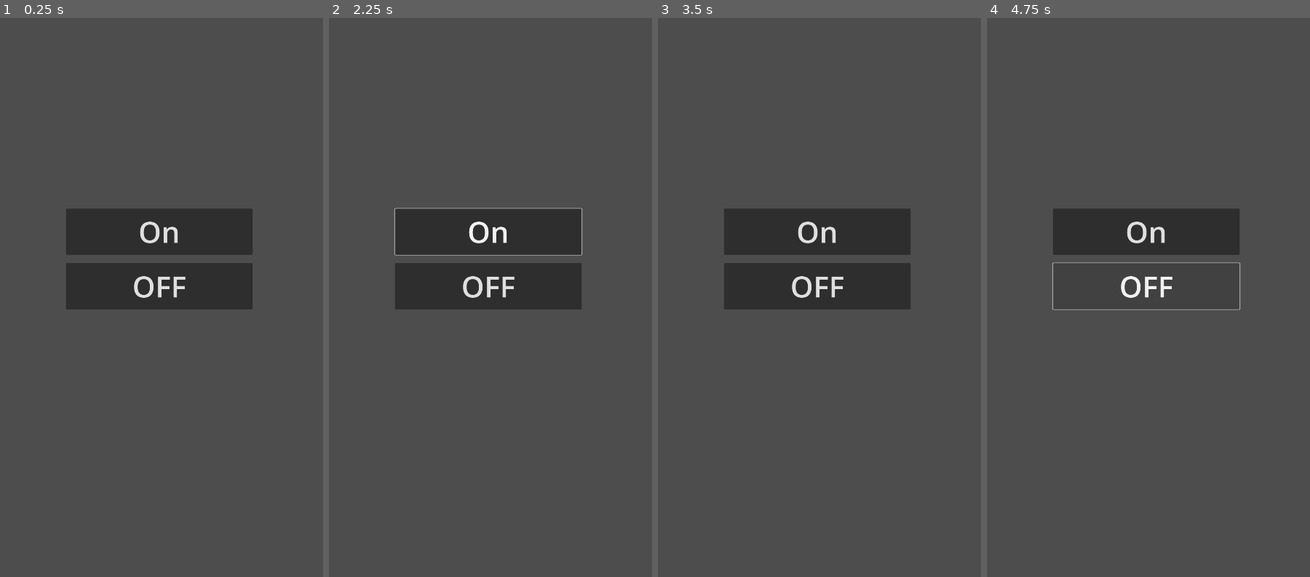
Above: before the commit, frames 1-4 (left to right).
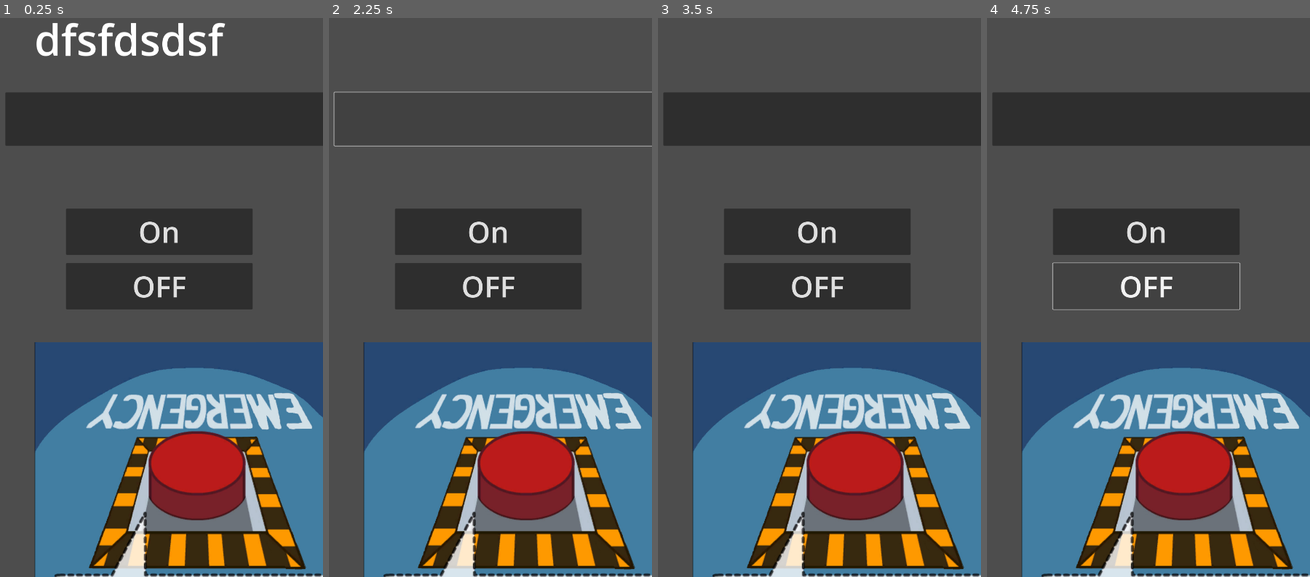
Above: after the commit, the same moments.

Repository: uki2/rocketmobilestart
Game: Godot game, scene res://Scens/menu.tscn
Two runs of this game, one before a commit and one after it. Both use one fixed random seed, a clock stepped at 60 frames per second and the inputs below.
Inputs (mouse positions are in pixels of both pictures, inside the frame that each line leads up to; where the layout moved, square brackets give the same spot in the first picture):
- Up to frame 1 (0.25 s): no input
- Up to frame 2 (2.25 s): click "OFF" at 0.5 s; click "On" at 1.25 s; click (496, 118) at 2.02 s
- Up to frame 3 (3.5 s): click (855, 504) [819, 409] at 2.75 s
- Up to frame 4 (4.75 s): click (1184, 504) [1148, 409] at 3.5 s; click "OFF" at 4.25 s

The runs differ from the first frame. In frame 1, 48% of the frame differs, in the area x 1-100%, y 0-100%; in frame 2, 38%; in frame 3, 47%; in frame 4, 47%.

Commit message:
dziala na telefonie
problem to uprawnienia

Diff:
--- a/Scens/menu.tscn
+++ b/Scens/menu.tscn
@@ -1,6 +1,10 @@
-[gd_scene format=3 uid="uid://b813u2pit8i62"]
+[gd_scene load_steps=3 format=3 uid="uid://b813u2pit8i62"]
+
+[ext_resource type="Script" path="res://Scripts/menu.gd" id="1_owxal"]
+[ext_resource type="Texture2D" uid="uid://b7qbb4ryc2gdh" path="res://Assets/Pryciskzamonguswyciete.jpg" id="2_cek7r"]
 
 [node name="Menu" type="CanvasLayer"]
+script = ExtResource("1_owxal")
 
 [node name="HTTPRequest" type="HTTPRequest" parent="."]
 
@@ -9,6 +13,7 @@
 offset_top = 1144.0
 offset_right = 960.0
 offset_bottom = 1584.0
+texture_normal = ExtResource("2_cek7r")
 
 [node name="Button_off" type="Button" parent="."]
 anchors_preset = 8
@@ -41,3 +46,21 @@
 size_flags_horizontal = 4
 theme_override_font_sizes/font_size = 96
 text = "On"
+
+[node name="Button_test" type="Button" parent="."]
+offset_left = 32.0
+offset_top = 320.0
+offset_right = 1096.0
+offset_bottom = 496.0
+
+[node name="RichTextLabel" type="RichTextLabel" parent="."]
+offset_left = 128.0
+offset_top = 48.0
+offset_right = 848.0
+offset_bottom = 304.0
+theme_override_font_sizes/normal_font_size = 141
+text = "dfsfdsdsf"
+
+[connection signal="request_completed" from="HTTPRequest" to="." method="_on_http_request_request_completed"]
+[connection signal="pressed" from="Button_off" to="." method="_on_button_off_pressed"]
+[connection signal="pressed" from="Button_on" to="." method="_on_button_on_pressed"]
--- /dev/null
+++ b/Scripts/menu.gd
@@ -0,0 +1,26 @@
+extends CanvasLayer
+
+@onready var http := $HTTPRequest
+
+@onready var rich_text_label = $RichTextLabel
+
+func turn_led_on():
+	# Wysyłanie żądania włączenia diody LED
+	http.request("http://192.168.4.1/?led=on")
+
+func turn_led_off():
+	# Wysyłanie żądania wyłączenia diody LED
+	http.request("http://192.168.4.1/?led=off")
+
+
+
+func _on_button_on_pressed():
+	turn_led_on()
+
+
+func _on_button_off_pressed():
+	turn_led_off()
+
+
+func _on_http_request_request_completed(result, response_code, headers, body):
+	rich_text_label.text = body.get_string_from_utf8()
